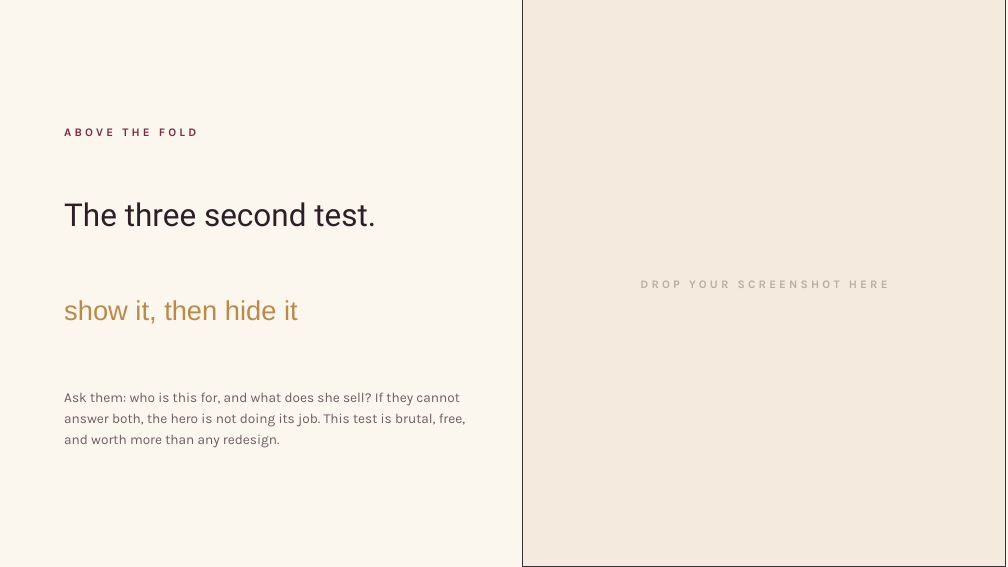
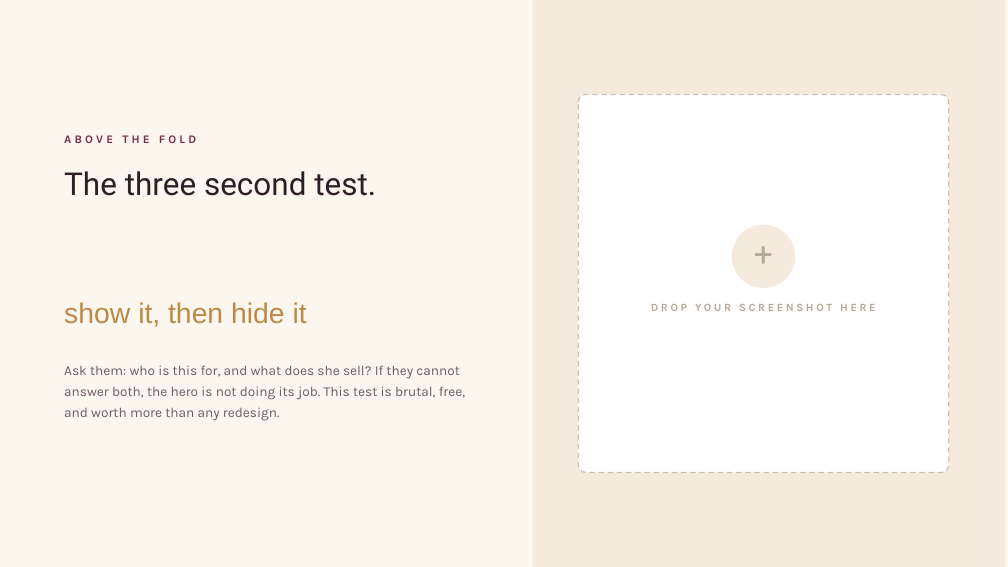
Before and after one commit to genasbury12/blb-site, a slide deck: slide 70 of BLB-Course-Deck-Template.pptx. Drawn at 1008x567 pixels with LibreOffice and Linux fonts; fonts in the diff are those of the drawing. Boxes give left, top, right and bottom in pixels: in the first picture for what was removed or moved away, otherwise in the second. Text is boxed around its words. In the diff, an @@ line names an element or a change of style, - is before the commit and + after.

```diff
--- a/BLB-Course-Deck-Template.pptx
+++ b/BLB-Course-Deck-Template.pptx
@@ rectangle: place and size @@
-rectangle at [523,0,1006,567]
+rectangle at [533,0,1006,567]
@@ rectangle at [533,0,1006,567]: outline #333333 1 pt to none @@
@@ rounded rectangle added at [578,95,949,473], fill #FFFFFF, outline #CFC2B4 1.25 pt dashed @@
@@ text "ABOVE THE FOLD": place and size @@
-text "ABOVE THE FOLD" at [64,128,196,136]
+text "ABOVE THE FOLD" at [64,135,196,143]
@@ text "The three second test.": place and size @@
-text "The three second test." at [64,202,376,227]
+text "The three second test." at [64,171,376,196]
@@ ellipse added at [732,225,796,288], fill #F4EBDE @@
@@ text added at [732,222,796,285], 32 pt, text #B6A899 @@
++
@@ text "show it, then hide it" at [64,302,307,327]: size 26 to 27 pt; vertical alignment middle to top @@
@@ text "DROP YOUR SCREENSHOT HERE": place and size @@
-text "DROP YOUR SCREENSHOT HERE" at [640,281,888,288]
+text "DROP YOUR SCREENSHOT HERE" at [651,304,875,311]
@@ text "DROP YOUR SCREENSHOT HERE" at [651,304,875,311]: size 11 to 10.5 pt, text colour #BCAEA2 to #B6A899, letter spacing 3 to 2.5 pt; vertical alignment middle to top @@
@@ vertical alignment middle to top in 3 elements at [64,171,376,196], [64,135,196,143], [64,365,465,421] @@
@@ text "Ask them: who is this ...": place and size @@
-text "Ask them: who is this ..." at [64,392,465,448]
+text "Ask them: who is this ..." at [64,365,465,421]
```
Also in this commit, not shown: 99 other slides changed, 1 other file.
